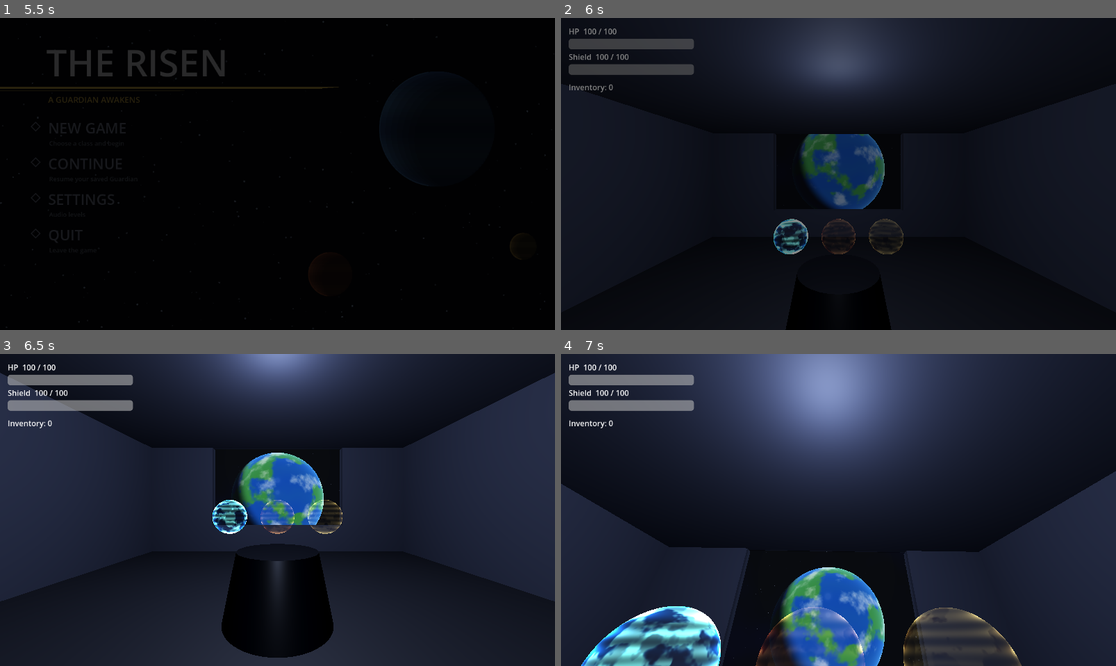
Above: before the commit, frames 1-4 (two rows, left to right).
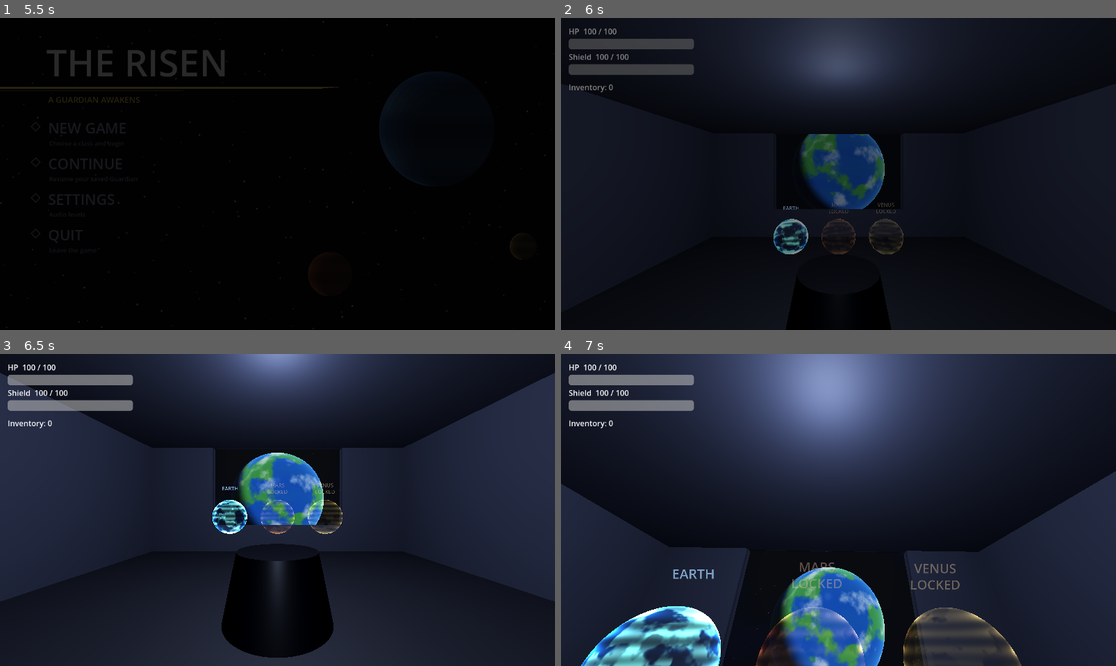
Above: after the commit, the same moments.

Repository: vasilisbit/The_Risen
Game: Godot game, scene res://ui/main_menu.tscn
The game is run twice, just before and just after one commit, with the same random seed, the same clock (stepped at 60 frames per second) and the same inputs.
Inputs (mouse positions are in pixels of both pictures, inside the frame that each line leads up to):
- Up to frame 1 (5.5 s): tap Enter at 0.5 s; drag from (277, 174) to (333, 105) at 0.52 s; drag from (166, 189) to (249, 236) at 1.27 s; click "BACK" at 2 s; move the mouse to (333, 105) at 2.77 s; hold D (move_right) 2.78-3.5 s; hold E (interact) 2.78-3.5 s; click (333, 105) at 2.92 s; drag from (249, 236) to (111, 127) at 3.52 s; move the mouse to (444, 220) at 4.27 s; hold A (move_left) 4.28-5 s; hold Shift (sprint) 4.28-5 s; click (444, 220) at 4.42 s; tap Space (jump) at 4.52 s; drag from (111, 127) to (194, 96) at 5.02 s
- Up to frame 2 (6 s): click "CONFIRM — Assault" at 5.75 s
- Up to frame 3 (6.5 s): no input
- Up to frame 4 (7 s): move the mouse to (844, 510) at 6.52 s; hold W (move_forward) from 6.53 s (still down); tap 1 (weapon_1) at 6.6 s; click (844, 510) at 6.67 s

Frame 1 is identical in both runs. In frame 2, less than 0.1% of the frame differs, in the area x 40-61%, y 59-63%; in frame 3, less than 0.1%; in frame 4, 0.5%, in the area x 20-72%, y 66-76%.

Commit message:
feat: Hologram table labels and a locked-mission notice
Each mission sphere now carries a floating holographic name above it,
billboarded and depth-test-free so it reads from anywhere around the table,
tinted to match its planet and flickering in sympathy with the projection so
the text belongs to the hologram rather than sitting on top as UI. Locked
worlds still name themselves and add a LOCKED line — on its own line, because
inline the three labels ran into each other.

Selecting a locked planet now shows a transient notice in the bottom-left
naming what gates it ("Venus is locked — complete Mars first"), instead of a
print() the player never sees. A locked planet giving no visible feedback read
as the table being broken. It holds for ~2.6 s then fades over ~0.9 s, so it
can't become permanent clutter, and falls back to print() if no notice node
exists so the interactor still works from a bare test scene.

Verified in-engine: with only Earth cleared the labels read EARTH / MARS /
VENUS+LOCKED with the locked ones at reduced alpha; clicking Venus shows the
notice bottom-left with the correct gating mission, and it is gone four
seconds later. Headless import clean.

Diff:
--- a/scenes/hub/hub.tscn
+++ b/scenes/hub/hub.tscn
@@ -8,6 +8,7 @@
 [ext_resource type="Script" path="res://scripts/difficulty_select.gd" id="6_diffsel"]
 [ext_resource type="Script" path="res://scripts/hub_planet.gd" id="7_planet"]
 [ext_resource type="Shader" path="res://shaders/space_sky.gdshader" id="8_sky"]
+[ext_resource type="Script" path="res://scripts/hub_notice.gd" id="9_notice"]
 
 [sub_resource type="ShaderMaterial" id="ShaderMaterial_space"]
 shader = ExtResource("8_sky")
@@ -94,3 +95,12 @@
 
 [node name="HubPlanet" type="Node3D" parent="."]
 script = ExtResource("7_planet")
+
+[node name="HubNotice" type="Control" parent="HubUI"]
+layout_mode = 3
+anchors_preset = 15
+anchor_right = 1.0
+anchor_bottom = 1.0
+grow_horizontal = 2
+grow_vertical = 2
+script = ExtResource("9_notice")
--- a/scripts/hologram_table.gd
+++ b/scripts/hologram_table.gd
@@ -29,12 +29,29 @@
 const LOCKED_BRIGHTNESS := 0.35
 const UNLOCKED_BRIGHTNESS := 1.0
 
+## Label sits just above each sphere (spheres are radius 0.25 at y = 1.5).
+const LABEL_HEIGHT := 0.42
+const LABEL_SIZE := 0.10
+
 var _materials: Dictionary = {}          # mission -> ShaderMaterial
+var _labels: Dictionary = {}             # mission -> Label3D
+var _flicker: float = 0.0
 
 
 func _ready() -> void:
 	_build()
 	refresh()
+
+
+## Labels flicker in sympathy with the projections they name, so the text reads
+## as part of the hologram rather than as UI floating in the room.
+func _process(delta: float) -> void:
+	_flicker += delta
+	var wobble := 0.88 + 0.12 * sin(_flicker * 9.0)
+	for mission in _labels:
+		var label: Label3D = _labels[mission]
+		var base: float = float(label.get_meta("base_alpha"))
+		label.modulate.a = base * wobble
 
 
 ## Repaint from save progress. The hub reloads on return from a mission, so
@@ -48,6 +65,12 @@
 		var mat: ShaderMaterial = _materials[mission]
 		mat.set_shader_parameter("brightness",
 			UNLOCKED_BRIGHTNESS if unlocked else LOCKED_BRIGHTNESS)
+		if _labels.has(mission):
+			var label: Label3D = _labels[mission]
+			# A locked world still names itself, but says so. The suffix goes on
+			# its own line — inline, the three labels ran into each other.
+			label.text = mission.to_upper() if unlocked else "%s\nLOCKED" % mission.to_upper()
+			label.set_meta("base_alpha", 0.95 if unlocked else 0.45)
 
 
 func _build() -> void:
@@ -70,3 +93,25 @@
 		mat.set_shader_parameter("rot_speed", 0.045 + 0.015 * float(_materials.size()))
 		mesh.material_override = mat
 		_materials[mission] = mat
+		_labels[mission] = _build_label(mesh.get_parent() as Node3D, info["base"])
+
+
+## Floating name above a projection. Billboarded and depth-test-free so it is
+## readable from anywhere around the table, and tinted to match its planet.
+func _build_label(anchor: Node3D, tint: Color) -> Label3D:
+	var label := Label3D.new()
+	label.billboard = BaseMaterial3D.BILLBOARD_ENABLED
+	label.no_depth_test = true
+	label.shaded = false
+	label.double_sided = true
+	label.pixel_size = 0.0012
+	label.font_size = 64
+	label.outline_size = 0
+	label.horizontal_alignment = HORIZONTAL_ALIGNMENT_CENTER
+	label.line_spacing = -8.0
+	label.modulate = Color(tint.lightened(0.45), 0.95)
+	label.position = Vector3(0, LABEL_HEIGHT, 0)
+	label.scale = Vector3.ONE * LABEL_SIZE * 10.0
+	label.set_meta("base_alpha", 0.95)
+	anchor.add_child(label)
+	return label
--- /dev/null
+++ b/scripts/hub_notice.gd
@@ -0,0 +1,69 @@
+extends Control
+
+## Transient notice in the bottom-left of the hub — currently used when you
+## select a mission you have not unlocked yet.
+##
+## It lives here rather than as a print() because a locked planet giving no
+## visible feedback reads as the table being broken. Fades out on its own so it
+## never becomes permanent clutter.
+
+signal shown(message: String)
+
+const HOLD := 2.6            # s fully visible before fading
+const FADE := 0.9            # s to fade out
+const WARN := Color(1.0, 0.62, 0.30)
+const MARGIN := Vector2(34, 34)
+
+var _label: Label
+var _left: float = 0.0
+
+
+func _ready() -> void:
+	add_to_group("hub_notice")
+	mouse_filter = Control.MOUSE_FILTER_IGNORE
+	anchor_left = 0.0
+	anchor_top = 1.0
+	anchor_right = 0.0
+	anchor_bottom = 1.0
+	offset_left = MARGIN.x
+	offset_top = -(MARGIN.y + 30.0)
+	offset_right = MARGIN.x + 560.0
+	offset_bottom = -MARGIN.y
+	_build()
+
+
+func _process(delta: float) -> void:
+	if _left <= 0.0:
+		return
+	_left -= delta
+	# Hold at full opacity, then fade over the last FADE seconds.
+	_label.modulate.a = clampf(_left / FADE, 0.0, 1.0)
+	if _left <= 0.0:
+		_label.visible = false
+
+
+## Show `message` for HOLD + FADE seconds. Re-showing restarts the timer.
+func notify(message: String) -> void:
+	_label.text = message
+	_label.visible = true
+	_label.modulate.a = 1.0
+	_left = HOLD + FADE
+	shown.emit(message)
+
+
+## True while a notice is on screen — exposed for tests.
+func is_showing() -> bool:
+	return _left > 0.0
+
+
+func _build() -> void:
+	_label = Label.new()
+	_label.set_anchors_preset(Control.PRESET_FULL_RECT)
+	_label.vertical_alignment = VERTICAL_ALIGNMENT_CENTER
+	_label.add_theme_font_size_override("font_size", 16)
+	_label.add_theme_color_override("font_color", WARN)
+	_label.add_theme_color_override("font_shadow_color", Color(0, 0, 0, 0.85))
+	_label.add_theme_constant_override("shadow_offset_y", 1)
+	_label.mouse_filter = Control.MOUSE_FILTER_IGNORE
+	_label.visible = false
+	add_child(_label)
--- a/scripts/mission_interactor.gd
+++ b/scripts/mission_interactor.gd
@@ -48,7 +48,7 @@
 func _launch_mission(mission: String) -> void:
 	var sm := get_node_or_null("/root/SaveManager")
 	if sm and sm.has_method("is_mission_unlocked") and not sm.is_mission_unlocked(mission):
-		print("Mission locked: %s (complete the previous mission first)" % mission)
+		_notify("%s is locked — complete %s first." % [mission, _previous_mission(mission)])
 		return
 	if not MISSION_SCENES.has(mission):
 		print("Mission not implemented yet: %s" % mission)
@@ -62,6 +62,29 @@
 		_start_mission(mission)          # no prompt in the scene: go directly
 
 
+## Bottom-left notice in the hub. Falls back to a print if the hub has no
+## notice node, so this stays usable from a bare test scene.
+func _notify(message: String) -> void:
+	var notice := get_tree().get_first_node_in_group("hub_notice")
+	if notice and notice.has_method("notify"):
+		notice.notify(message)
+	else:
+		print(message)
+	var audio := get_node_or_null("/root/AudioManager")
+	if audio:
+		audio.play_sfx("ui_hover")
+
+
+## The mission that gates `mission`, for the locked message.
+func _previous_mission(mission: String) -> String:
+	var sm := get_node_or_null("/root/SaveManager")
+	if sm == null or not ("MISSION_ORDER" in sm):
+		return "the previous mission"
+	var order: Array = sm.MISSION_ORDER
+	var idx := order.find(mission)
+	return String(order[idx - 1]) if idx > 0 else "the previous mission"
+
+
 func _start_mission(mission: String) -> void:
 	if MISSION_SCENES.has(mission):
 		var gs := get_node_or_null("/root/GameState")
Not shown, added: scripts/hub_notice.gd.uid
